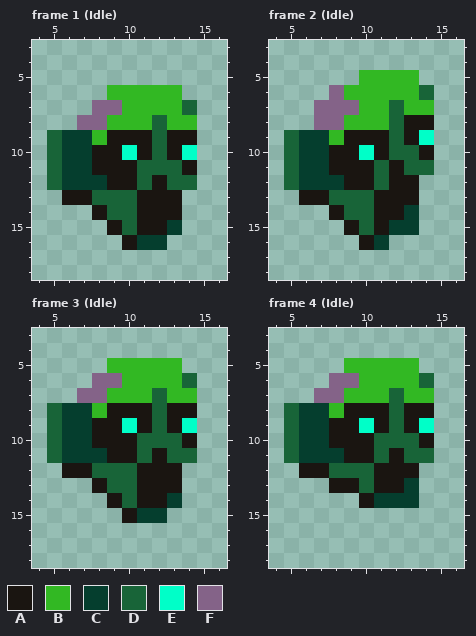
File history of a pixel-art file, Untitled/Enemies/Undead/Zombie.aseprite. The picture above is the old version.
22x22 pixels, 56 frames. Shown: frame 1 (Idle): x 4..16, y 3..18; frame 2 (Idle): x 4..16, y 3..18; frame 3 (Idle): x 4..16, y 3..18; frame 4 (Idle): x 4..16, y 3..18. The commit also changed other frames, which this record leaves out.
Visible layers, top first: "VFX", "Offhand", "Head", "Body".
Palette (. is transparent): A #1a1511  B #32b823  C #053e2e  D #186438  E #00ffc8  F #846388
Pixels before, frame 1 (Idle), first column x 5:
 6 ....BBBBB.
 7 ...FFBBBBD
 8 ..FFBBBDBB
 9 DCCBAAADAA
10 DCCAAEADAE
11 DCCAAADDDA
12 DCCCAADADD
13 .AADDDAAA.
14 ...ADDAAA.
15 ....ADAAC.
16 .....ACC..
Pixels before, frame 2 (Idle), first column x 5:
 5 .....BBBB.
 6 ...FBBBBBD
 7 ..FFFBBDBB
 8 ..FFBBBDAA
 9 DCCBAAADAE
10 DCCAAEADDA
11 DCCAAADADD
12 DCCCAADAA.
13 .AADDDAAA.
14 ...ADDAAC.
15 ....ADACC.
16 .....AC...
Pixels before, frame 3 (Idle), first column x 5:
 5 ....BBBBB.
 6 ...FFBBBBD
 7 ..FFBBBDBB
 8 DCCBAAADAA
 9 DCCAAEADAE
10 DCCAAADDDA
11 DCCCAADADD
12 .AADDDAAA.
13 ...ADDAAA.
14 ....ADAAC.
15 .....ACC..
Pixels before, frame 4 (Idle), first column x 5:
 5 ....BBBBB.
 6 ...FFBBBBD
 7 ..FFBBBDBB
 8 DCCBAAADAA
 9 DCCAAEADAE
10 DCCAAADDDA
11 DCCCAADADD
12 .AADDDAAA.
13 ...AADAAC.
14 .....ACCC.
The same view after the edit:
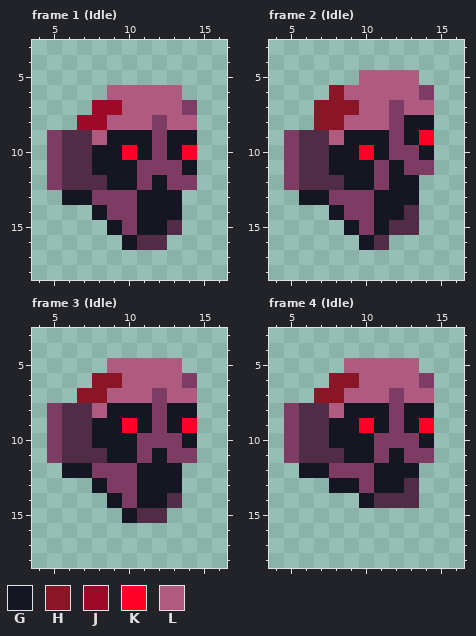
Colours new in this view: G #141721  H #891527  J #9d0928  K #ff0028  L #af5a7f
Edits made:
colour C: #053e2e -> #502c47
colour D: #186438 -> #7c3c63
Changed rows in their new state; - is a pixel that keeps its letter.
Frame 1 (Idle), layer "Head":
first column x 6:
 6 ---LLLLL-
 7 --JJLLLL-
 8 -JJLLL-LL
 9 --LGGG-GG
10 --GGKG-GK
11 --GGG---G
12 ---GG-G--
13 GG---GGG-
14 --G--GGG-
15 ---G-GG--
16 ----G----
Frame 2 (Idle), layer "Head":
first column x 6:
 5 ----LLLL-
 6 --HLLLLL-
 7 -HHHLL-LL
 8 -HHLLL-GG
 9 --LGGG-GK
10 --GGKG--G
11 --GGG-G--
12 ---GG-GG-
13 GG---GGG-
14 --G--GG--
15 ---G-G---
16 ----G----
Frame 3 (Idle), layer "Head":
first column x 6:
 5 ---LLLLL-
 6 --HHLLLL-
 7 -HHLLL-LL
 8 --LGGG-GG
 9 --GGKG-GK
10 --GGG---G
11 ---GG-G--
12 GG---GGG-
13 --G--GGG-
14 ---G-GG--
15 ----G----
Frame 4 (Idle), layer "Head":
first column x 6:
 5 ---LLLLL-
 6 --HHLLLL-
 7 -HHLLL-LL
 8 --LGGG-GG
 9 --GGKG-GK
10 --GGG---G
11 ---GG-G--
12 GG---GGG-
13 --GG-GG--
14 ----G----
Boxes around the changes in both pictures, in picture pixels (x1, y1, x2, y2):
changed: (47, 85, 197, 250)
changed: (284, 70, 434, 250)
changed: (47, 358, 197, 523)
changed: (284, 358, 434, 508)
